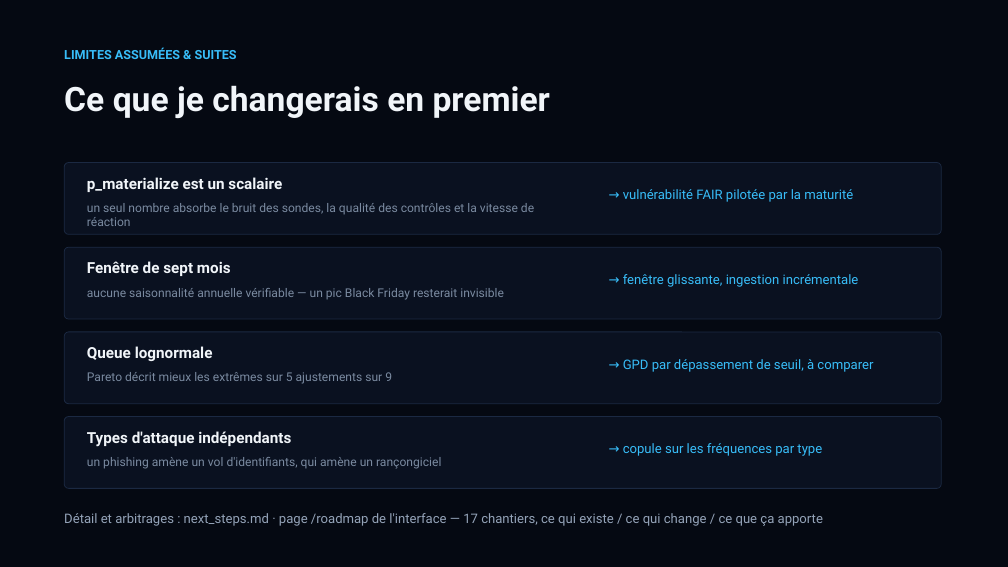
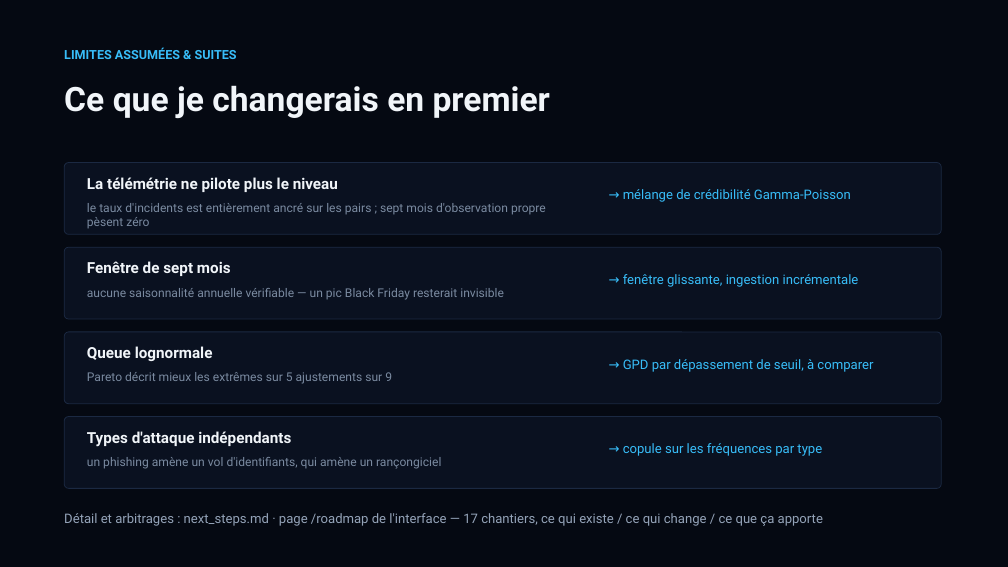
Before and after one commit to medbm5/cqr, a slide deck: slide 13 of presentation_citalid.pptx. Drawn at 1008x567 pixels with LibreOffice and Linux fonts; fonts in the diff are those of the drawing. Boxes give left, top, right and bottom in pixels: in the first picture for what was removed or moved away, otherwise in the second. Text is boxed around its words. In the diff, an @@ line names an element or a change of style, - is before the commit and + after.

```diff
--- a/presentation_citalid.pptx
+++ b/presentation_citalid.pptx
@@ text at (87,177,338,192): text changed @@
-p_materialize est un scalaire
+La télémétrie ne pilote plus le niveau
@@ text at (87,203,546,228): text changed @@
-un seul nombre absorbe le bruit des sondes, la qualité des contrôles et la vitesse de réaction
+le taux d'incidents est entièrement ancré sur les pairs ; sept mois d'observation propre pèsent zéro
@@ text at (623,189,851,202): text changed @@
-→ vulnérabilité FAIR pilotée par la maturité
+→ mélange de crédibilité Gamma-Poisson
```
Also in this commit, not shown: 15 other files.
